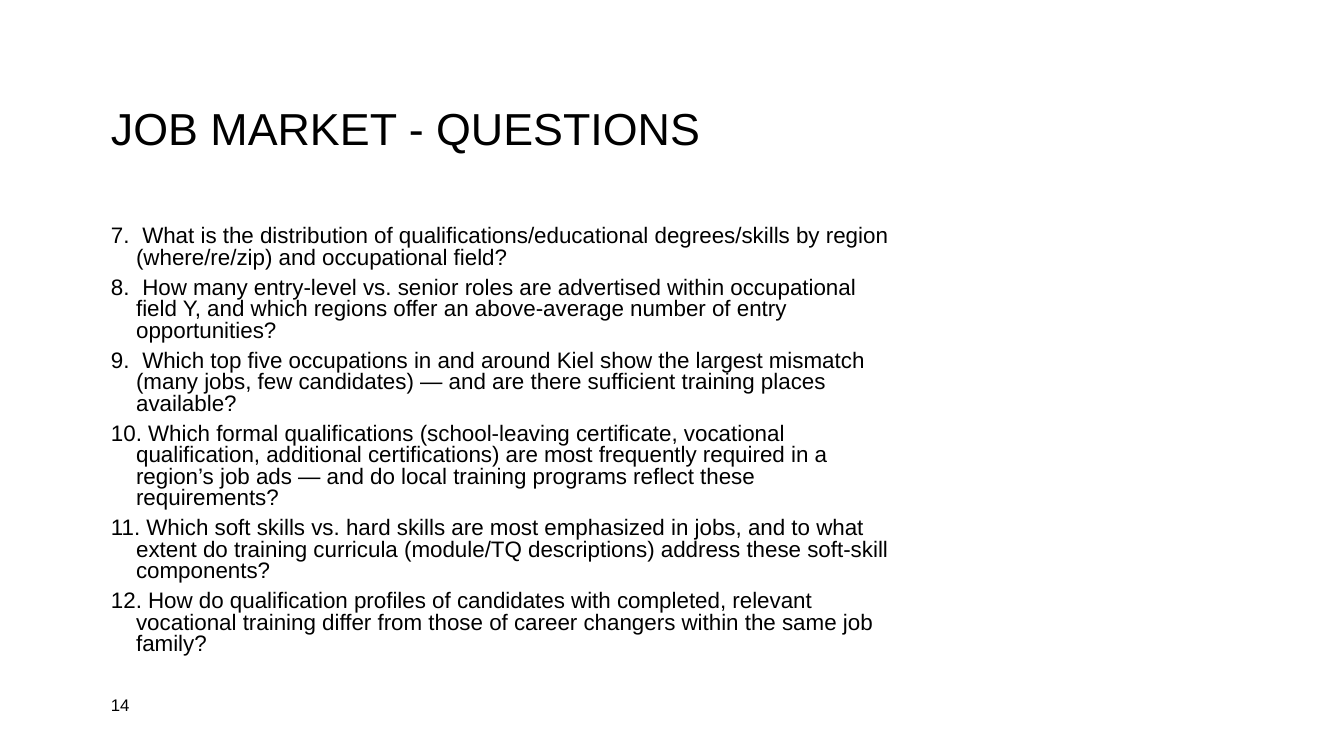
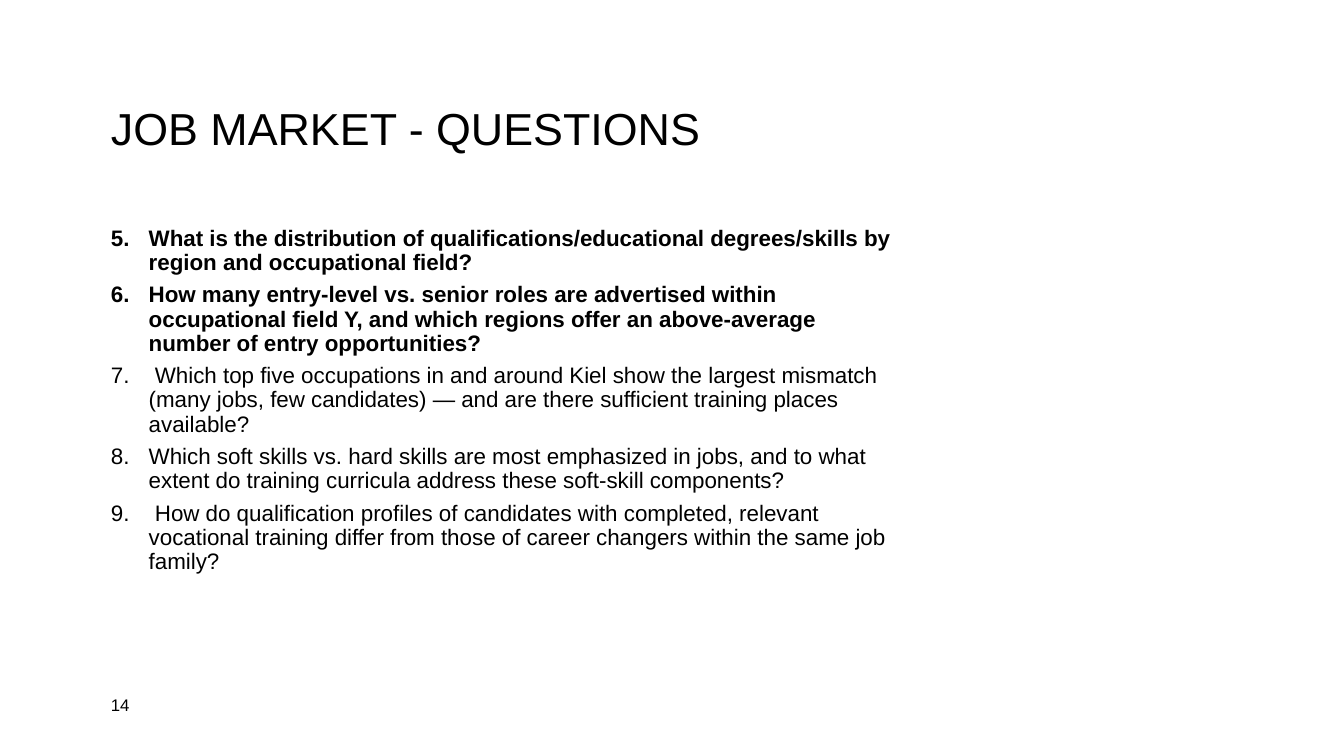
Before and after one commit to lennartklose96/DataScienceProject, a slide deck: slide 14 of Data-Science-Project.pptx. Drawn at 1344x756 pixels with LibreOffice and Linux fonts; fonts in the diff are those of the drawing; background and template pictures are left out. Boxes give left, top, right and bottom in pixels: in the first picture for what was removed or moved away, otherwise in the second. Text is boxed around its words. In the diff, an @@ line names an element or a change of style, - is before the commit and + after.

Commit message:
changePP

```diff
--- a/Data-Science-Project.pptx
+++ b/Data-Science-Project.pptx
@@ text at bbox=[149, 229, 890, 275]: text changed; bold on @@
-7. What is the distribution of qualifications/educational degrees/skills by region (where/re/zip) and occupational field?
+5. What is the distribution of qualifications/educational degrees/skills by region and occupational field?
@@ text at bbox=[149, 285, 886, 574]: bold on in "How many entry-level vs. senior roles are ..."; indent changed; line spacing 0.8 to 0.9 @@
@@ text at bbox=[149, 447, 866, 493]: text changed @@
-10. Which formal qualifications (school-leaving certificate, vocational qualification, additional certifications) are most frequently required in a region’s job ads — and do local training programs reflect these requirements?
-11. Which soft skills vs. hard skills are most emphasized in jobs, and to what extent do training curricula (module/TQ descriptions) address these soft-skill components?
+8. Which soft skills vs. hard skills are most emphasized in jobs, and to what extent do training curricula address these soft-skill components?
```
Also in this commit, not shown: 1 other slide changed.
